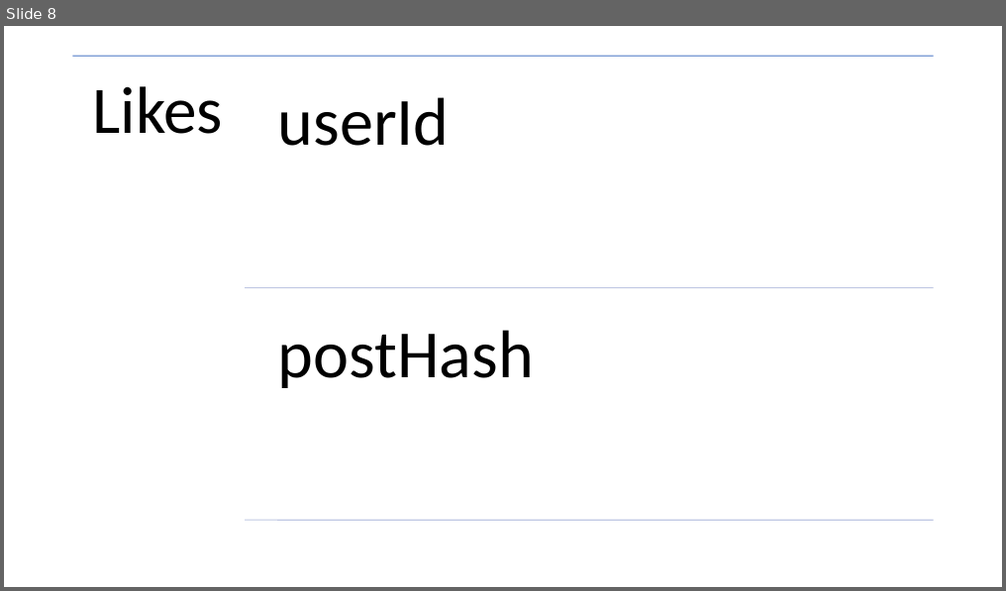
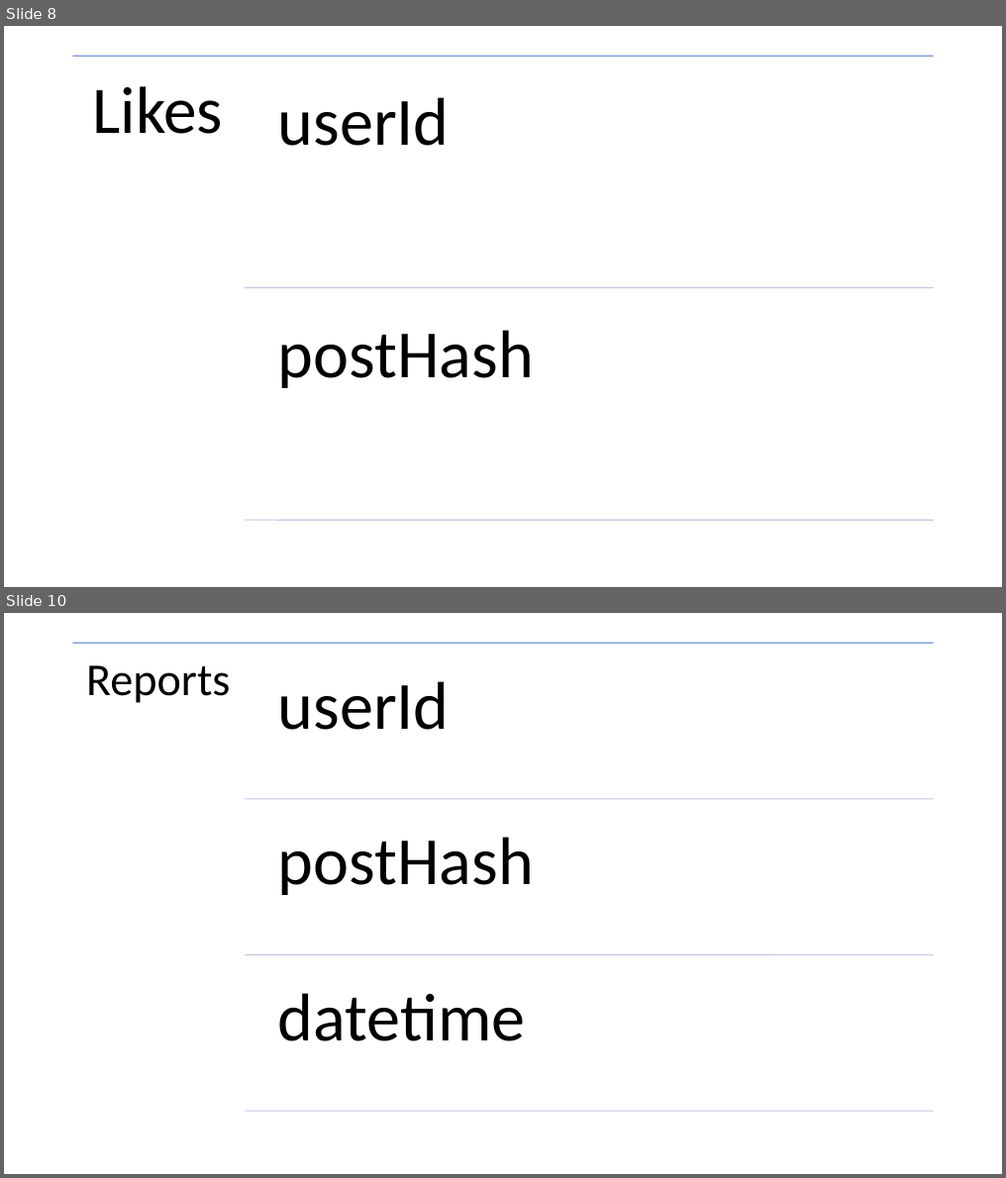
Before and after one commit to jm55/CCAPDEV-MCO, a slide deck: Official/Design.pptx. Shown one above the other, each under a label of ours: slide 8 before the commit, slides 8 and 10 after it; the slides between them are not shown. The pictures are 1006x591 and 1006x1178 pixels, drawn with LibreOffice and Linux fonts; fonts in the diff are those of the drawing. Boxes give left, top, right and bottom in pixels: in the first picture for what was removed or moved away, otherwise in the second. Text is boxed around its words. In the diff, an @@ line names an element or a change of style, - is before the commit and + after.

```diff
--- a/Official/Design.pptx
+++ b/Official/Design.pptx
@@ slide 10 added at [4, 613, 1002, 1174], background #FFFFFF @@
@@ group added at [73, 643, 934, 1112]: 4 lines, 4 texts @@
+Reports
+userId
+postHash
+datetime
```
Also in this commit, not shown: 1 other slide added, 8 other files.
